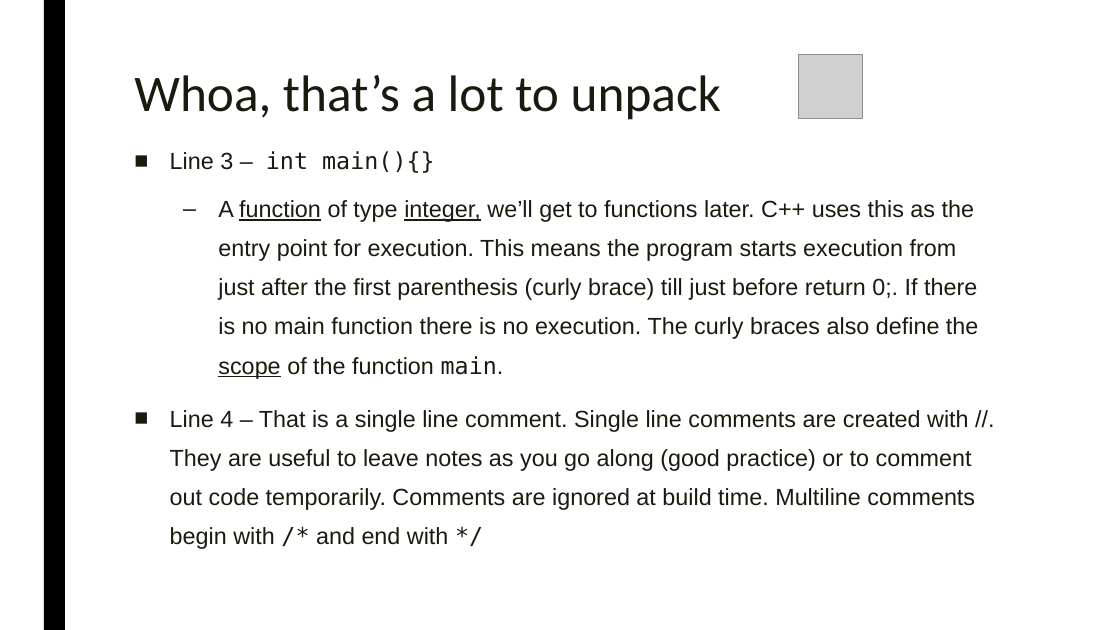
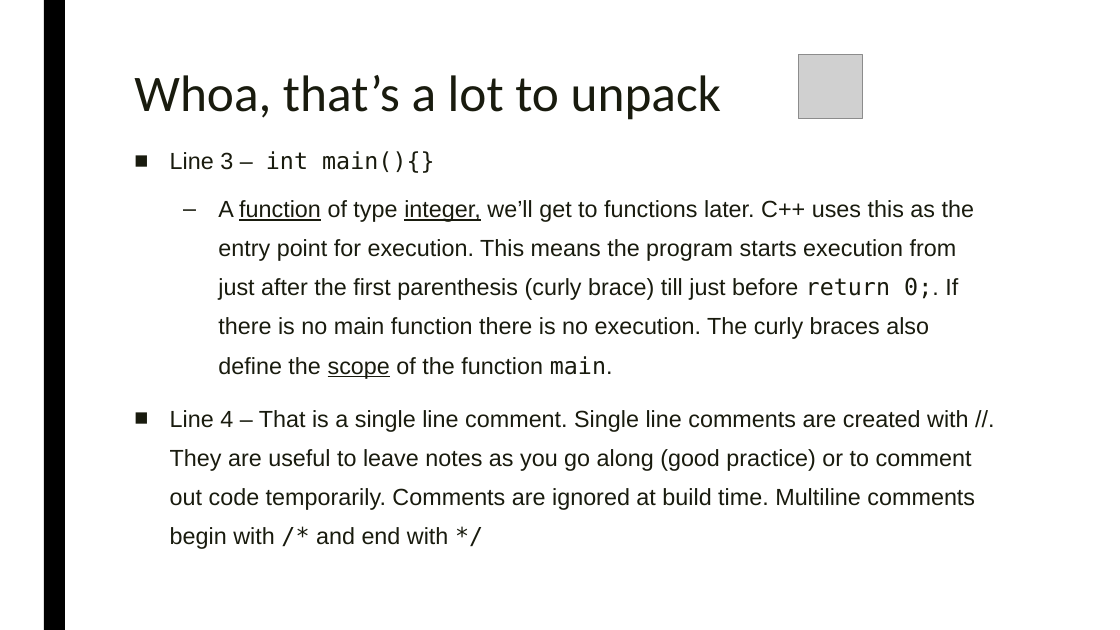
Before and after one commit to simeon9696/programmingworkshop, a slide deck: slide 11 of 2.) Introduction to C++/Introduction to C++.pptx. Drawn at 1120x630 pixels with LibreOffice and Linux fonts; fonts in the diff are those of the drawing; grey boxes stand for pictures. Boxes give left, top, right and bottom in pixels: in the first picture for what was removed or moved away, otherwise in the second. Text is boxed around its words. In the diff, an @@ line names an element or a change of style, - is before the commit and + after.

```diff
--- a/2.) Introduction to C++/Introduction to C++.pptx
+++ b/2.) Introduction to C++/Introduction to C++.pptx
@@ text at box(218, 200, 974, 379): font Arial to DejaVu Sans Mono in "return 0;." @@
```
Also in this commit, not shown: 4 other slides changed, 9 other files.
